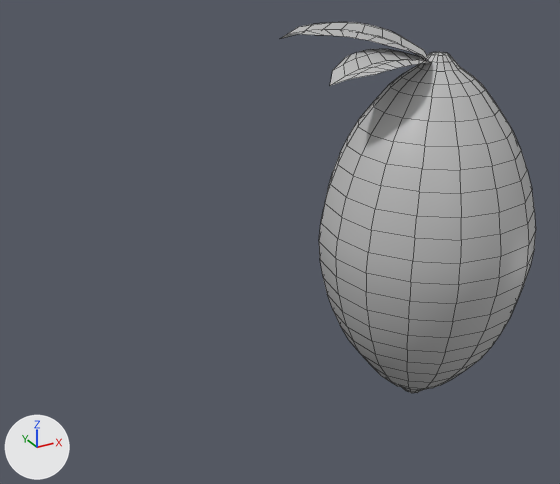
Before and after pictures for a commit that changed the FBX model Assets/FBXs/fruit_02.fbx.
Both versions are drawn from a camera (50 mm lens) standing at (-0.298, -0.351, 0.309) and looking at (-0.097, 0.013, 0.127). The axes (+X, +Y, +Z) are drawn at lower left. The lights are the same throughout. Mesh edges are drawn as thin lines. Where no turn or scale is listed for an object, it has been applied to the vertices.

Names of what the first picture shows: 'feuille_01', 'feuille_02', 'fruit_02'.
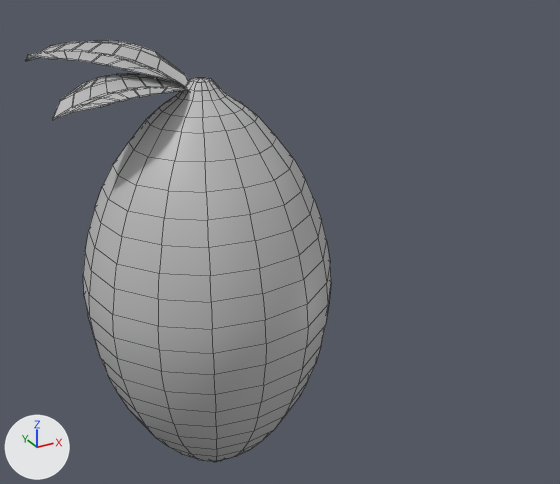
Changed parts and their boxes [x1, y1, x2, y2] in the pictures (560 x 484 px):
'fruit_02', moved
    before: [319, 52, 536, 393]
    after: [83, 78, 331, 462]
'feuille_01', reshaped, moved (11% wider, 23% taller)
    before: [280, 22, 427, 61]
    after: [25, 40, 188, 88]
'feuille_02', reshaped, moved (33% wider, 26% taller)
    before: [330, 49, 432, 86]
    after: [53, 73, 189, 120]
part 1 of me_mesh_002, built on
    after: [53, 73, 189, 120]
part 3 of me_mesh_001, built on
    after: [25, 40, 188, 88]

What the commit changed:
me_mesh_002 is used by ob_feuille_02; location (-0.0045, 0.0, 0.2242).
me_mesh_002 had 40 vertices, 28 faces and spanned x -0.0687..0.0, y -0.0169..0.0154, z -0.0058..0.0085.
me_mesh_002 now has 80 vertices, 78 faces and spans x -0.0687..0.0, y -0.0169..0.0154, z -0.0058..0.0092.
Part 1, on me_mesh_002:
28 faces are deleted.
18 vertices are added at x -0.0593..-0.0148, y -0.009..0.0077, z -0.0006..0.0087.
15 new vertices lie (0.0, 0.0, 0.0006) away from vertices in x -0.0625..0.0, y -0.0169..0.0144, z -0.0018..0.0079.
7 new vertices lie (0.0, 0.0, 0.0007) away from vertices in x -0.0687..-0.0275, y -0.008..0.0154, z -0.0058..0.0085.
78 new faces join them.
me_mesh_001 is used by ob_feuille_01; location (-0.0045, 0.0, 0.2248).
me_mesh_001 had 40 vertices, 28 faces and spanned x -0.0666..0.0, y -0.0006..0.064, z -0.0013..0.0189.
me_mesh_001 now has 80 vertices, 78 faces and spans x -0.0666..0.0, y -0.0006..0.064, z -0.0013..0.0196.
Part 3, on me_mesh_001:
28 faces are deleted.
18 vertices are added at x -0.0599..-0.008, y 0.0067..0.0575, z 0.0093..0.0196.
14 new vertices lie (0.0, 0.0, 0.0006) away from vertices in x -0.0654..0.0, y 0.0022..0.0625, z 0.0057..0.0177.
8 new vertices lie (0.0, 0.0, 0.0007) away from vertices in x -0.0666..0.0, y -0.0006..0.064, z -0.0013..0.0178.
78 new faces join them.
me_mesh has 402 vertices, 400 faces and spans x -0.067..0.067, y -0.067..0.067, z 0.0..0.231.
me_mesh is used by ob_fruit_02; location (0.0, 0.0, 0.0).
me_mesh part 2: the whole mesh is moved by (0.0, 0.0, -0.115).
Object 'feuille_02' (ob_feuille_02) moves from (-0.0045, 0.0, 0.2242) to (-0.1528, 0.0, 0.2242).
Object 'feuille_01' (ob_feuille_01) moves from (-0.0045, 0.0, 0.2248) to (-0.1528, 0.0, 0.2248).
Object 'fruit_02' (ob_fruit_02) moves from (0.0, 0.0, 0.0) to (-0.1483, 0.0, 0.1153).
